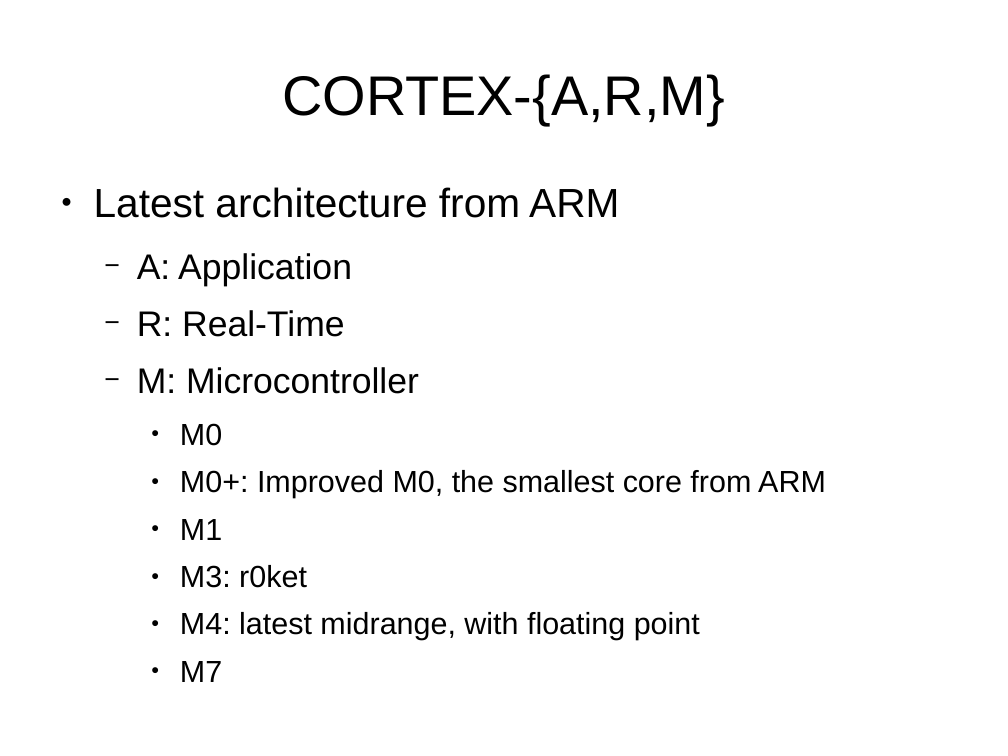
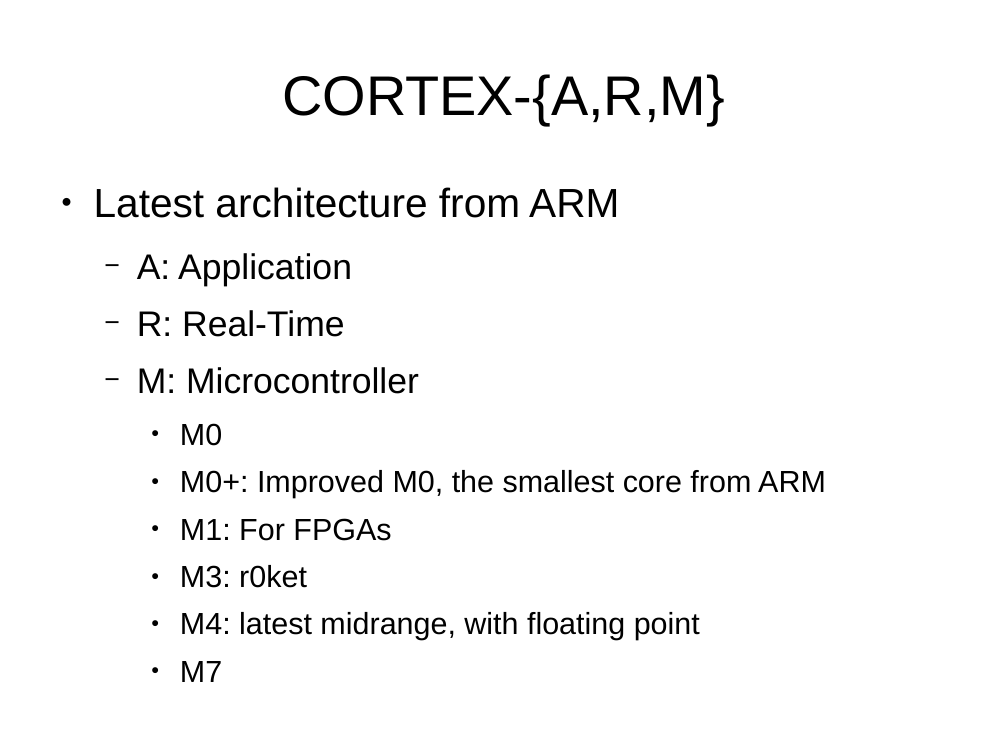
Before and after one commit to muccc/arm-workshop, a slide deck: slide 5 of arm-workshop.odp. Drawn at 1008x756 pixels with LibreOffice and Linux fonts; fonts in the diff are those of the drawing. Boxes give left, top, right and bottom in pixels: in the first picture for what was removed or moved away, otherwise in the second. Text is boxed around its words. In the diff, an @@ line names an element or a change of style, - is before the commit and + after.

```diff
--- a/arm-workshop.odp
+++ b/arm-workshop.odp
@@ text at (x1=180, y1=518, x2=391, y2=541): text changed @@
-    ● M1
+    ● M1: For FPGAs
```
Also in this commit, not shown: 7 other slides changed, 1 slide added, 2 slides removed.
